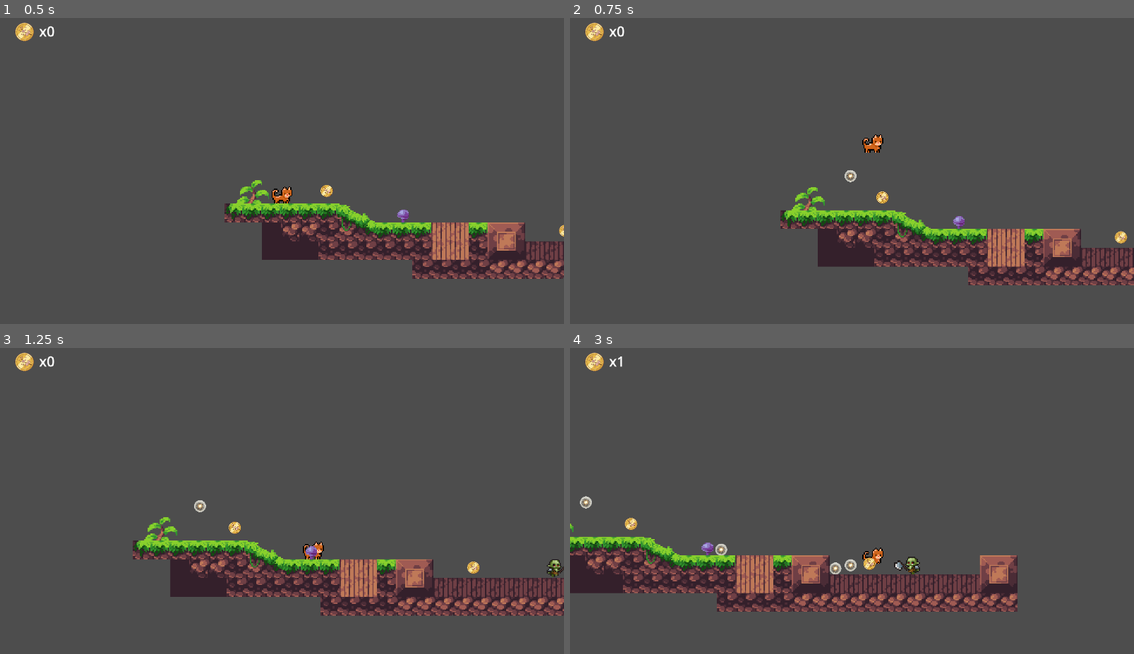
Above: before the commit, frames 1-4 (two rows, left to right).
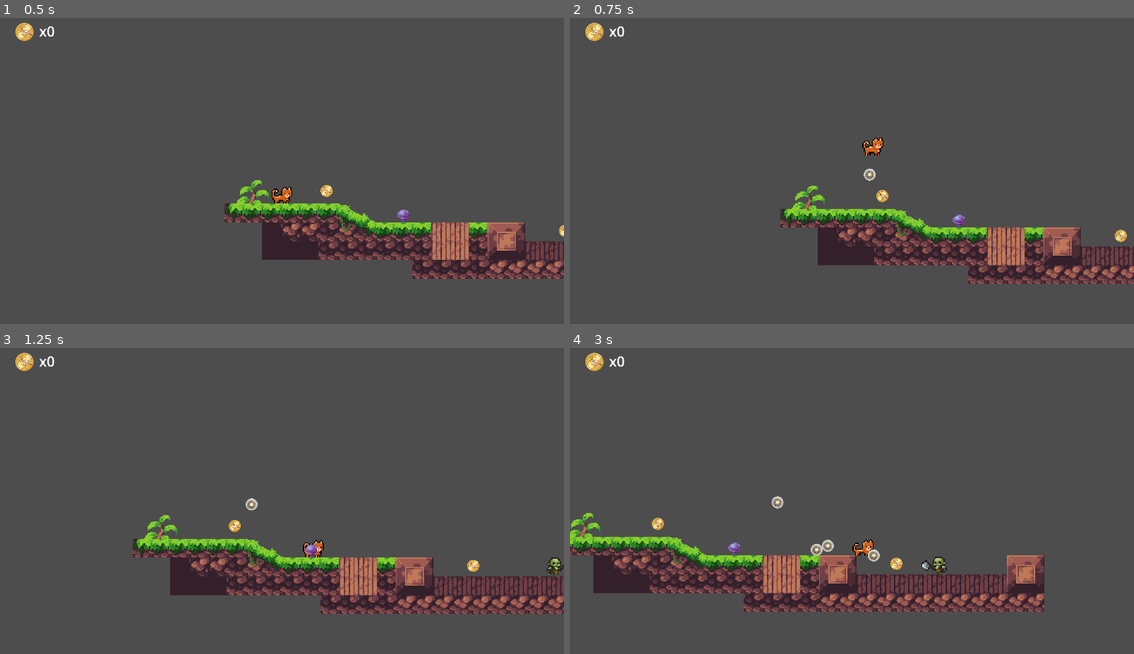
Above: after the commit, the same moments.

Repository: ionutincau/cats
Game: Godot game, scene res://scenes/game.tscn
Same seed, same stepped clock (60 frames per second), same inputs: the game is played once before the commit and once after it.
Inputs:
- Up to frame 1 (0.5 s): no input
- Up to frame 2 (0.75 s): tap Enter (ui_accept) at 0.5 s; hold Right (ui_right) from 0.53 s (still down); tap Alt (fire) at 0.6 s
- Up to frame 3 (1.25 s): keep holding Right (ui_right); tap Enter (ui_accept) at 0.77 s
- Up to frame 4 (3 s): tap Alt (fire) at 1.35, 2.1, 2.85 s; tap Enter (ui_accept) at 1.52 s; release Right (ui_right) at 2.03 s; hold Left (ui_left) 2.03-2.78 s; hold Right (ui_right) from 2.78 s (still down)

Frame 1 is identical in both runs. In frame 2, 4.2% of the frame differs, in the area x 37-100%, y 38-88%; in frame 3, 5.4%; in frame 4, 11%, in the area x 0-85%, y 2-87%.

Commit message:
bullet direction

Diff:
--- a/scripts/bullet.gd
+++ b/scripts/bullet.gd
@@ -1,8 +1,8 @@
 extends CharacterBody2D
 
-const SPEED = 300.0
+const SPEED = 3000.0
 
-var direction = -1;
+var direction = 1;
 
 func _physics_process(delta: float) -> void:
 	velocity.x = direction * SPEED * delta;
--- a/scripts/gun.gd
+++ b/scripts/gun.gd
@@ -1,4 +1,7 @@
 extends Node2D
+
+const BULLET_TIMEOUT = 10
+const BULLET_PLAYER_OFFSET = 10
 
 @onready var game: Node2D = $".."
 @onready var player: CharacterBody2D = %Player
@@ -11,8 +14,18 @@
 
 func fire():
 	fire_sound.play()
+
+	var bullet = create_bullet()
+	await get_tree().create_timer(BULLET_TIMEOUT).timeout
+	bullet.queue_free()
+
+func create_bullet() -> Node:
 	var bullet = bullet_scene.instantiate()
+
+	var direction = player.moving_direction
+	bullet.direction = direction
 	bullet.position = player.position
+	bullet.position.x += BULLET_PLAYER_OFFSET * direction
 	game.add_child.call_deferred(bullet)
-	await get_tree().create_timer(10).timeout
-	bullet.queue_free()
+
+	return bullet
--- a/scripts/player.gd
+++ b/scripts/player.gd
@@ -5,6 +5,8 @@
 const SPEED = 150.0
 const JUMP_VELOCITY = -300.0
 
+# 1 for right, -1 for left
+var moving_direction = 1
 
 func _physics_process(delta: float) -> void:
 	# Add the gravity.
@@ -20,8 +22,10 @@
 	var direction := Input.get_axis("ui_left", "ui_right")
 
 	if direction > 0:
+		moving_direction = 1
 		animated_sprite_2d.flip_h = false
 	elif direction < 0:
+		moving_direction = -1
 		animated_sprite_2d.flip_h = true
 
 	if direction:
